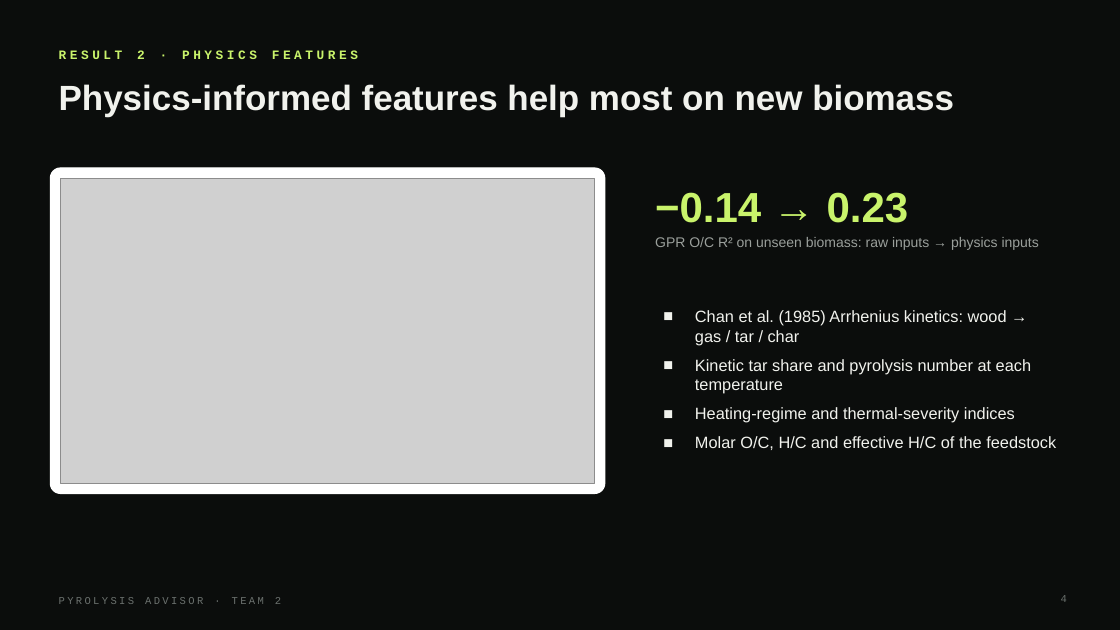
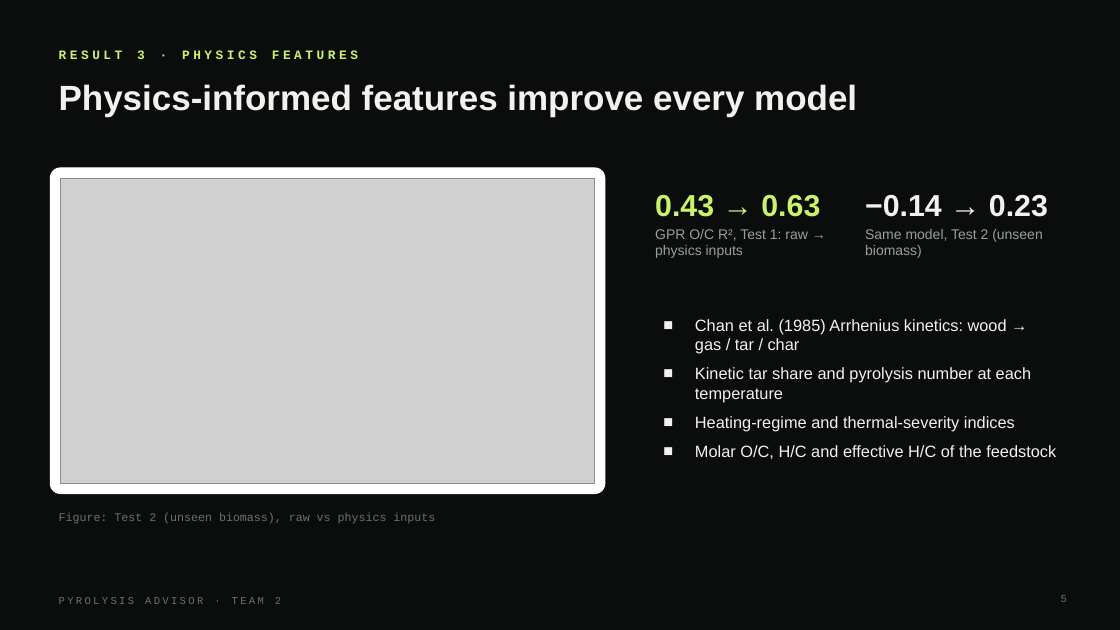
Before and after one commit to umasuthanpalaniappan/BioOil-Automation, a slide deck: slide 5 of pyrolysis_advisor/docs/Pyrolysis_Advisor_Results.pptx (slide 4 before the commit). Drawn at 1120x630 pixels with LibreOffice and Linux fonts; fonts in the diff are those of the drawing; grey boxes stand for pictures. Boxes give left, top, right and bottom in pixels: in the first picture for what was removed or moved away, otherwise in the second. Text is boxed around its words. In the diff, an @@ line names an element or a change of style, - is before the commit and + after.

```diff
--- a/pyrolysis_advisor/docs/Pyrolysis_Advisor_Results.pptx
+++ b/pyrolysis_advisor/docs/Pyrolysis_Advisor_Results.pptx
@@ text at box(59, 84, 857, 117): text changed @@
-Physics-informed features help most on new biomass
+Physics-informed features improve every model
@@ text "−0.14 → 0.23": place and size @@
-text "−0.14 → 0.23" at box(655, 192, 909, 223)
+text "−0.14 → 0.23" at box(865, 195, 1048, 217)
@@ text "−0.14 → 0.23" at box(865, 195, 1048, 217): size 36 to 26 pt, text colour #C9F36B to #F1F2ED @@
@@ text added at box(655, 195, 820, 217), 26 pt, text #C9F36B, bold @@
+0.43 → 0.63
@@ text at box(655, 229, 808, 258): text changed @@
-GPR O/C R² on unseen biomass: raw inputs → physics inputs
+GPR O/C R², Test 1: raw → physics inputs
@@ text added at box(865, 229, 1043, 258), 12 pt, text #9A9F9B @@
+Same model, Test 2 (unseen biomass)
@@ text "Chan et al. (1985) Arrhenius ...": place and size @@
-text "Chan et al. (1985) Arrhenius ..." at box(695, 310, 1056, 450)
+text "Chan et al. (1985) Arrhenius ..." at box(695, 319, 1056, 459)
@@ text added at box(59, 513, 435, 523), 10 pt, text #6B716E @@
+Figure: Test 2 (unseen biomass), raw vs physics inputs
@@ page number at box(1061, 595, 1067, 602): text changed @@
-4
+5
```
Also in this commit, not shown: 9 other slides changed, 2 slides added, 17 other files.
